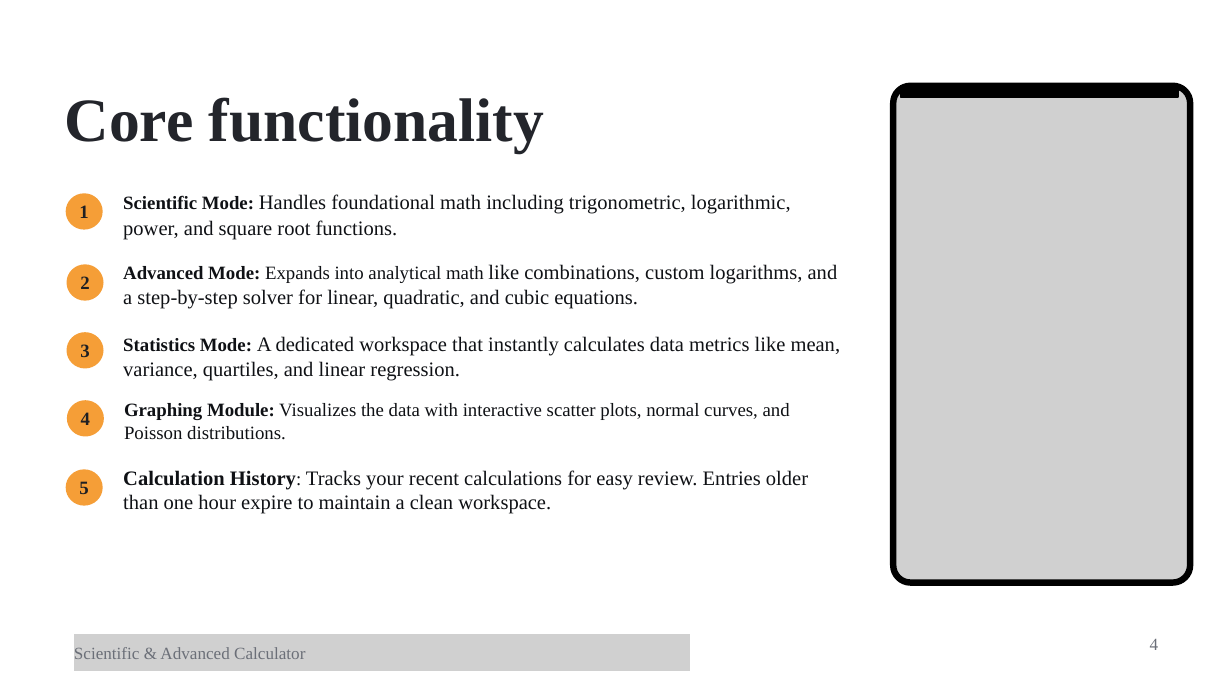
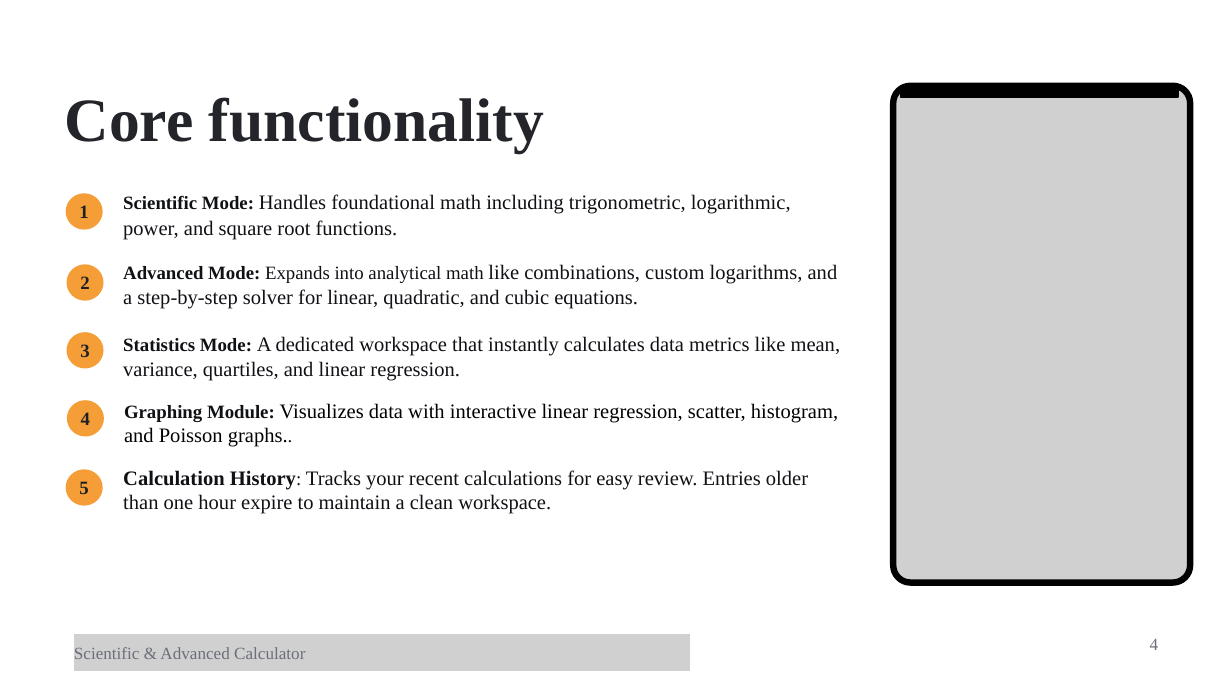
Before and after one commit to Aditi020/Numera, a slide deck: slide 4 of docs/Calculator.pptx. Drawn at 1232x693 pixels with LibreOffice and Linux fonts; fonts in the diff are those of the drawing; grey boxes stand for pictures. Boxes give left, top, right and bottom in pixels: in the first picture for what was removed or moved away, otherwise in the second. Text is boxed around its words. In the diff, an @@ line names an element or a change of style, - is before the commit and + after.

Commit message:
Updating Readme and Presentation

```diff
--- a/docs/Calculator.pptx
+++ b/docs/Calculator.pptx
@@ text at (124,403,838,447): text changed; size 22 to 24 pt; text colour #0F1115 to #000000 @@
-Graphing Module: Visualizes the data with interactive scatter plots, normal curves, and Poisson distributions.
+Graphing Module: Visualizes data with interactive linear regression, scatter, histogram, and Poisson graphs..
```
Also in this commit, not shown: 2 other files.
